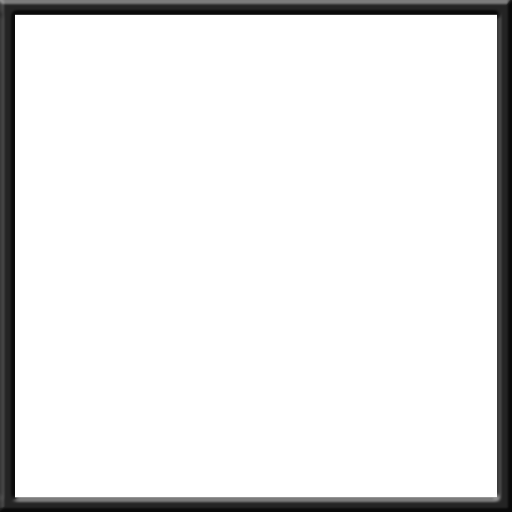
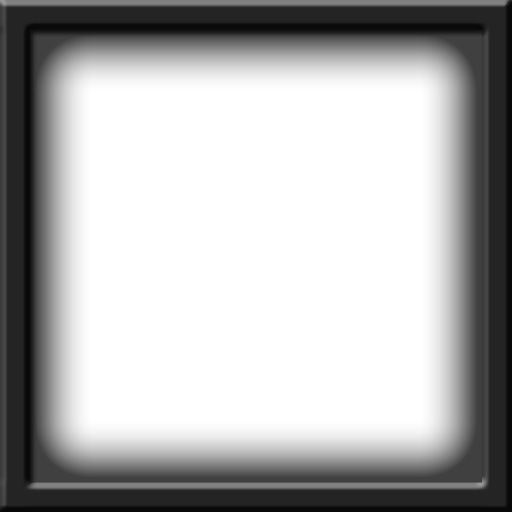
Layered file, before and after one edit (512x512). Changes by layer:
hid "Grupp 2 kopia" over <box>0,0,512,510</box>
added layer "Thick kopia" above "Lager 1" over <box>0,0,512,510</box>
hid group "Grupp 2" (4 layers) over <box>0,0,512,510</box>
